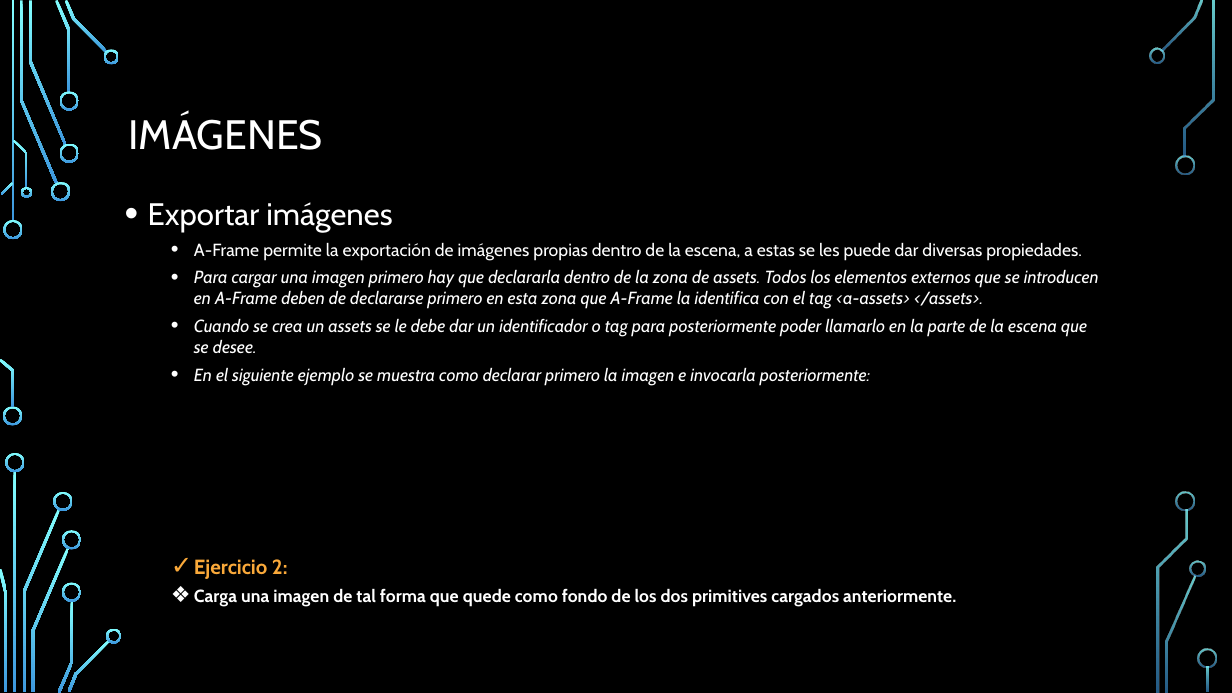
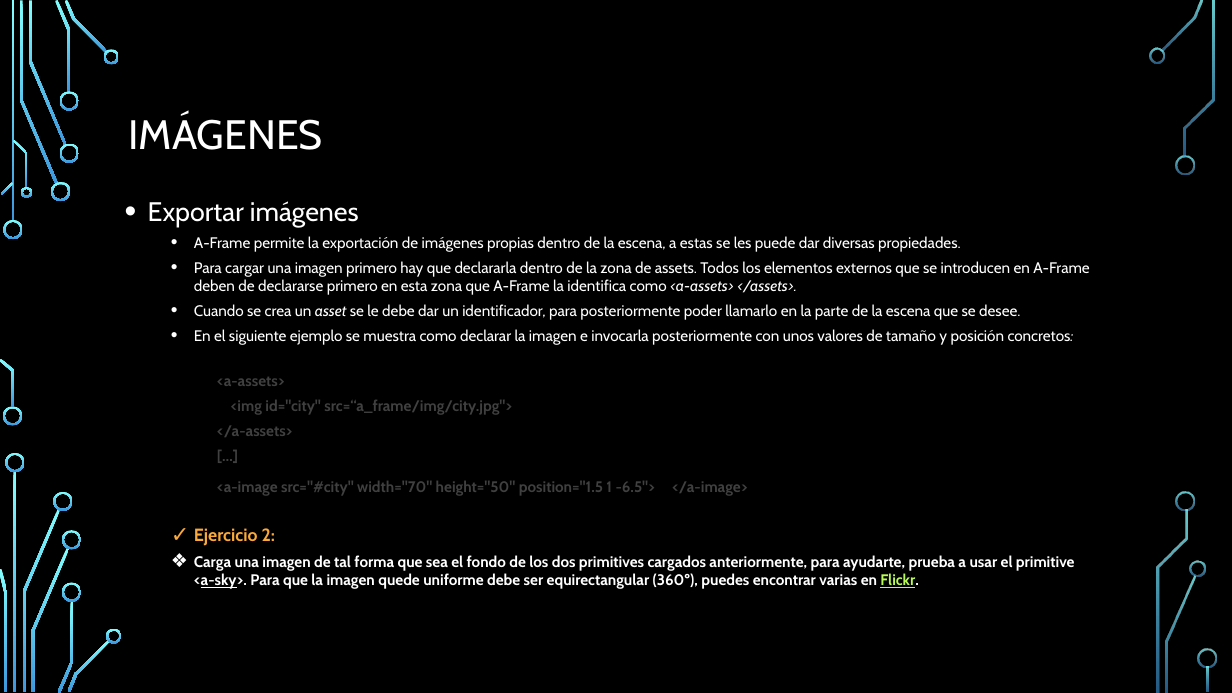
Before and after one commit to jonyB0B/MemoriaTFG-JonatanSantanaPero, a slide deck: slide 6 of Talleres/Taller2.pptx. Drawn at 1232x693 pixels with LibreOffice and Linux fonts; fonts in the diff are those of the drawing; background and template pictures are left out. Boxes give left, top, right and bottom in pixels: in the first picture for what was removed or moved away, otherwise in the second. Text is boxed around its words. In the diff, an @@ line names an element or a change of style, - is before the commit and + after.

Commit message:
Taller 2 finished / A-Frame added

```diff
--- a/Talleres/Taller2.pptx
+++ b/Talleres/Taller2.pptx
@@ text at box(148, 201, 1089, 589): paragraph added @@
+    […]
@@ text at box(148, 201, 961, 546): size 24.2 to 20.9 pt in "Exportar imágenes"; size 13.8 to 11.9 pt in "A-Frame permite la exportación de imágenes propias ...", "<a-assets>", "</a-assets>", "<a-image src="#city" width="70" height="50" position="1.5 1  ..."; text colour #000000 to #404040 in "<a-assets>", "<img id="city" src=“a_frame/img/city.jpg">", "</a-assets>", "<a-image src="#city" width="70" height="50" position="1.5 1  ..."; size 12.1 to 11.9 pt, font DejaVu Sans Mono to Cabin in "<img id="city" src=“a_frame/img/city.jpg">"; size 16 to 13.8 pt in "Ejercicio 2:" @@
@@ text at box(194, 261, 1089, 345): text changed; size 13.8 to 11.9 pt; italic off @@
-  • Para cargar una imagen primero hay que declararla dentro de la zona de assets. Todos los elementos externos que se introducen en A-Frame deben de declararse primero en esta zona que A-Frame la identifica con el tag <a-assets> </assets>.
-  • Cuando se crea un assets se le debe dar un identificador o tag para posteriormente poder llamarlo en la parte de la escena que se desee.
-  • En el siguiente ejemplo se muestra como declarar primero la imagen e invocarla posteriormente:
+  • Para cargar una imagen primero hay que declararla dentro de la zona de assets. Todos los elementos externos que se introducen en A-Frame deben de declararse primero en esta zona que A-Frame la identifica como <a-assets> </assets>.
+  • Cuando se crea un asset se le debe dar un identificador, para posteriormente poder llamarlo en la parte de la escena que se desee.
+  • En el siguiente ejemplo se muestra como declarar la imagen e invocarla posteriormente con unos valores de tamaño y posición concretos:
@@ text at box(194, 555, 1075, 589): text changed; size 13.8 to 11.9 pt @@
-  ❖ Carga una imagen de tal forma que quede como fondo de los dos primitives cargados anteriormente.
+  ❖ Carga una imagen de tal forma que sea el fondo de los dos primitives cargados anteriormente, para ayudarte, prueba a usar el primitive <a-sky>. Para que la imagen quede uniforme debe ser equirectangular (360º), puedes encontrar varias en Flickr.
```
Also in this commit, not shown: 6 other slides changed, 46 other files.
